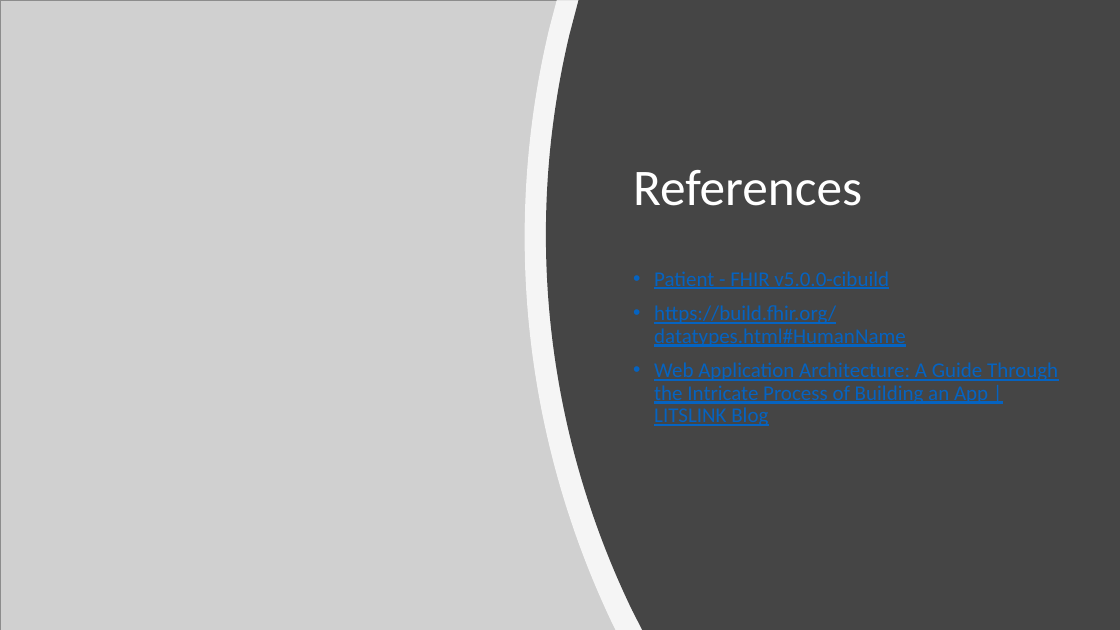
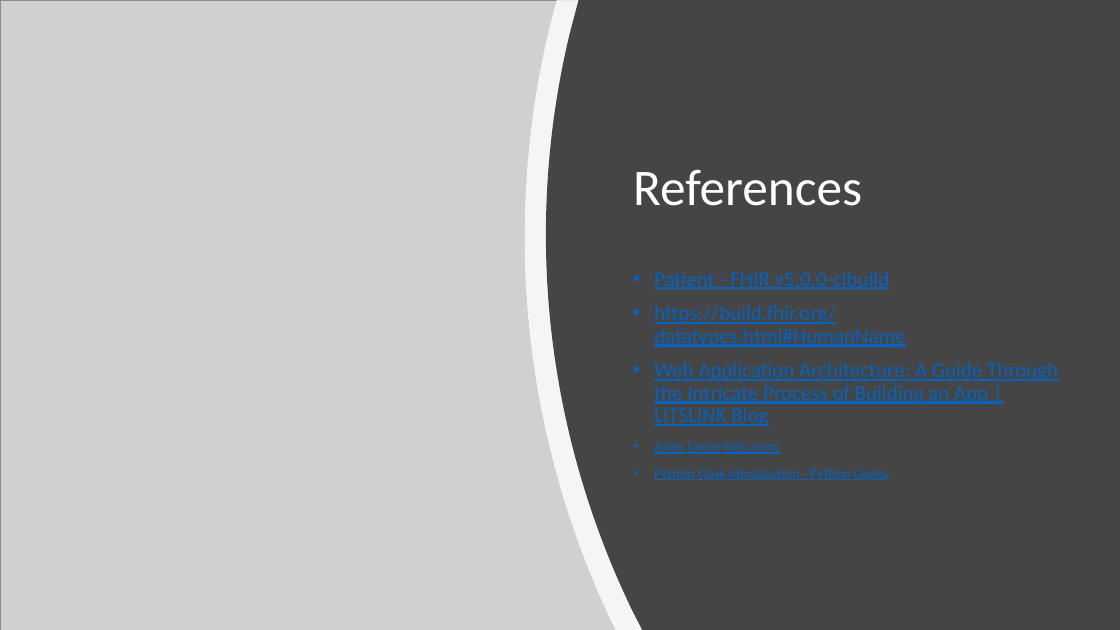
Before and after one commit to nannohk/Javascript_Frameworks_health_management_app, a slide deck: slide 11 of CaregiverApp.pptx (slide 10 before the commit). Drawn at 1120x630 pixels with LibreOffice and Linux fonts; fonts in the diff are those of the drawing; grey boxes stand for pictures. Boxes give left, top, right and bottom in pixels: in the first picture for what was removed or moved away, otherwise in the second. Text is boxed around its words. In the diff, an @@ line names an element or a change of style, - is before the commit and + after.

```diff
--- a/CaregiverApp.pptx
+++ b/CaregiverApp.pptx
@@ text at [654,441,888,480]: paragraphs added @@
+• Axios (axios-http.com)
+• Python Flask Introduction - Python Geeks
```
Also in this commit, not shown: 2 other slides changed, 8 slides added, 7 slides removed, 9 other files.
